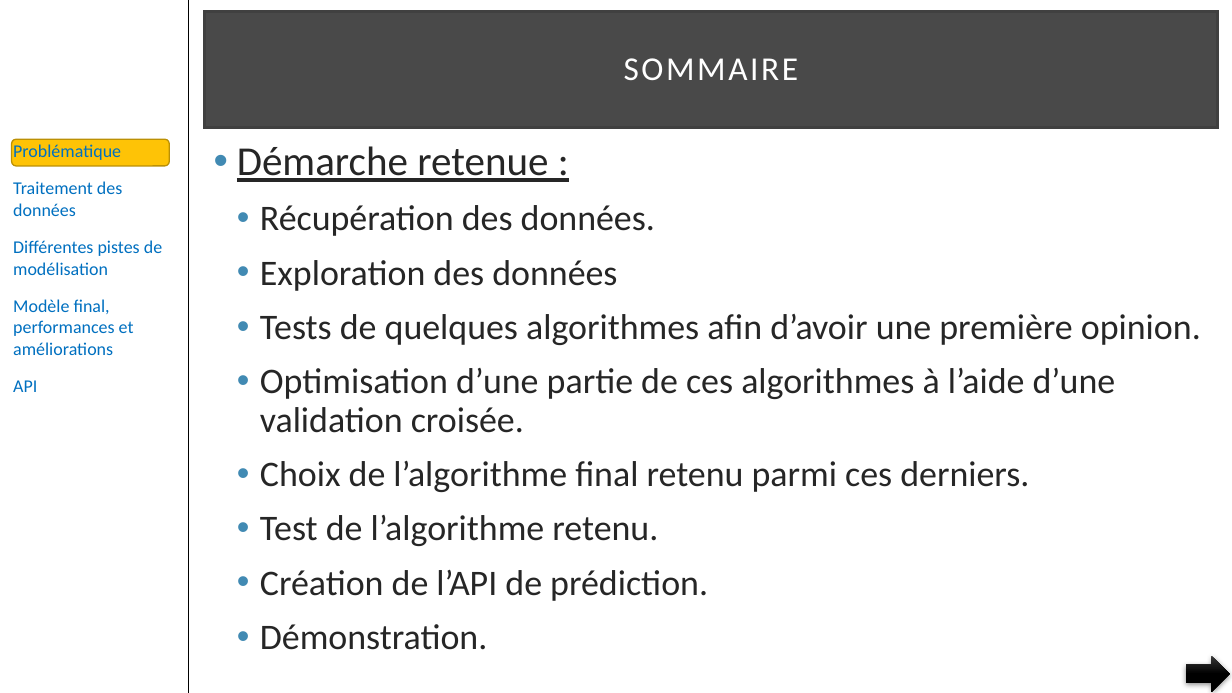
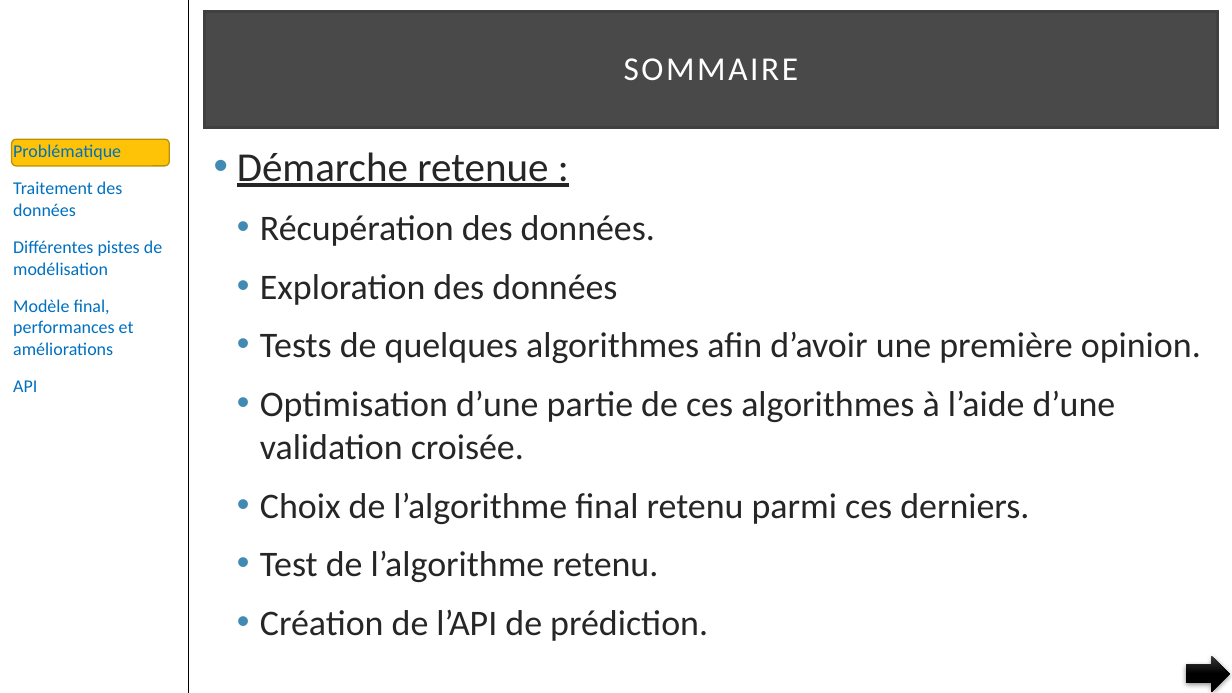
Before and after one commit to pfroide/python, a slide deck: slide 5 of Projet_4/p4.pptx. Drawn at 1232x693 pixels with LibreOffice and Linux fonts; fonts in the diff are those of the drawing. Boxes give left, top, right and bottom in pixels: in the first picture for what was removed or moved away, otherwise in the second. Text is boxed around its words. In the diff, an @@ line names an element or a change of style, - is before the commit and + after.

```diff
--- a/Projet_4/p4.pptx
+++ b/Projet_4/p4.pptx
@@ text "Démarche retenue :" at (237, 152, 1201, 641): line spacing 0.9 to 1 @@
@@ text at (260, 624, 487, 650): paragraph removed @@
-  • Démonstration.
```
Also in this commit, not shown: 7 other slides changed, 2 slides added.
